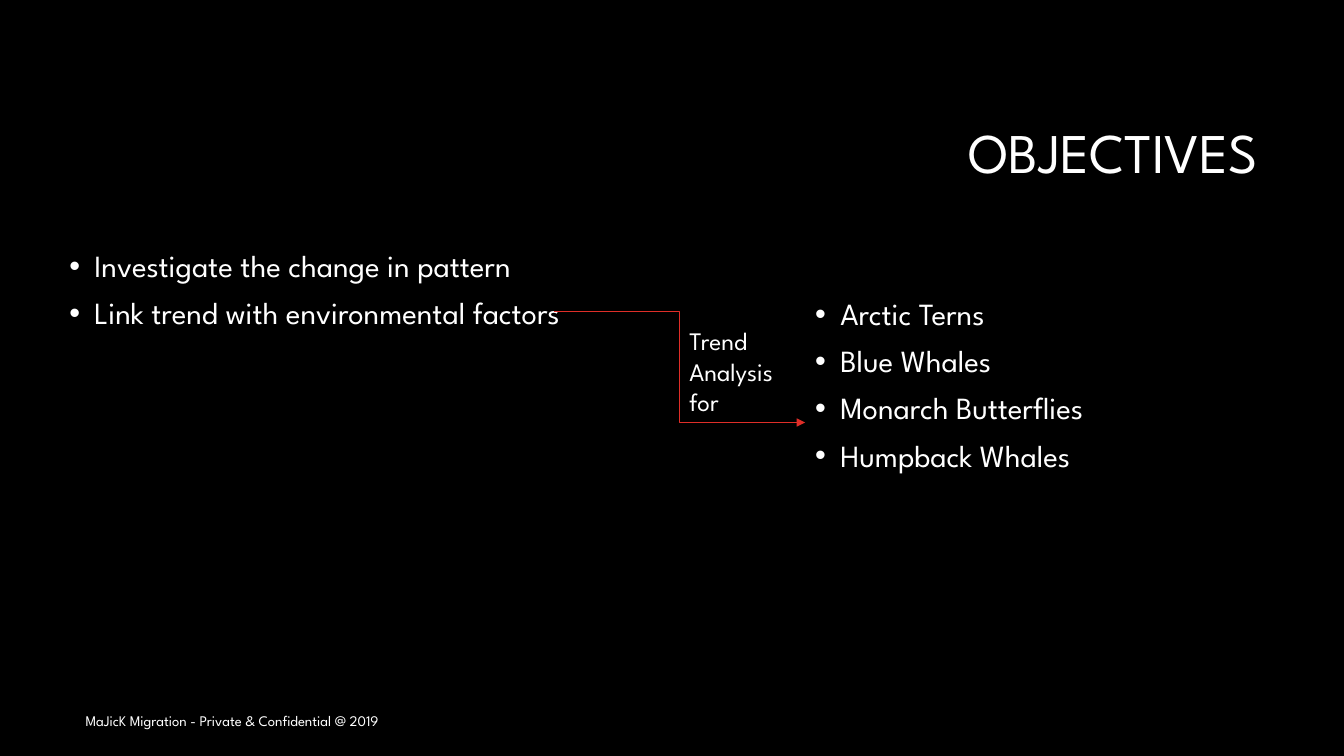
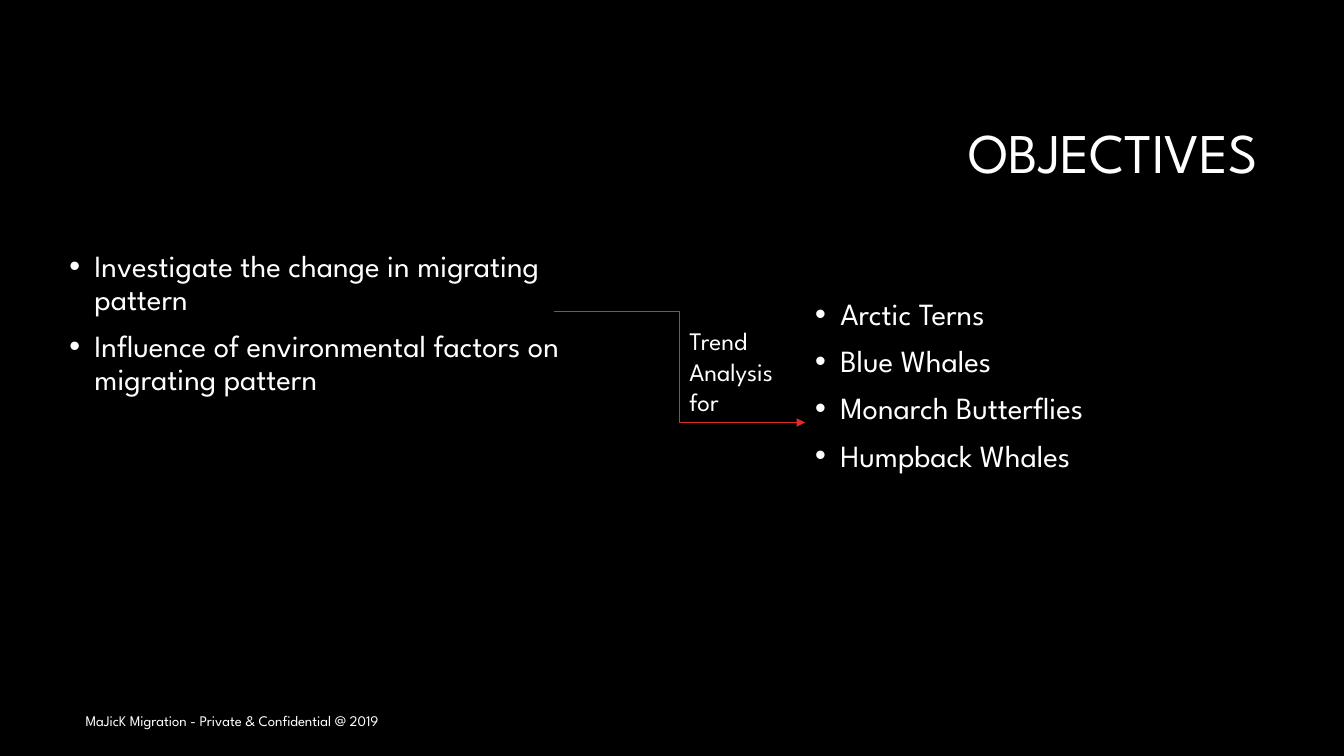
Before and after one commit to trivial-vector/Majick-Migration, a slide deck: slide 2 of MaJicK Migration.pptx. Drawn at 1344x756 pixels with LibreOffice and Linux fonts; fonts in the diff are those of the drawing; background and template pictures are left out. Boxes give left, top, right and bottom in pixels: in the first picture for what was removed or moved away, otherwise in the second. Text is boxed around its words. In the diff, an @@ line names an element or a change of style, - is before the commit and + after.

Commit message:
Updated the objective portion of the presentation

```diff
--- a/MaJicK Migration.pptx
+++ b/MaJicK Migration.pptx
@@ text at [94, 255, 559, 397]: text changed @@
-• Investigate the change in pattern
-• Link trend with environmental factors
+• Investigate the change in migrating pattern
+• Influence of environmental factors on migrating pattern
```
